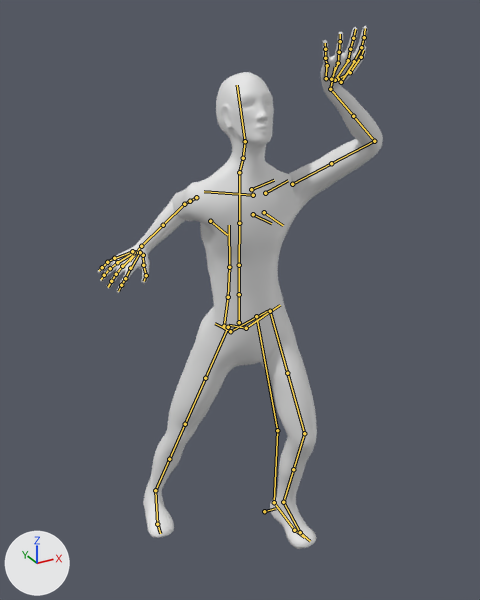
An edit to the Blender file Resources/ArtSharing/MiloArt/3D_Assests/summon.blend, drawn before and after from the same camera.
Both versions are drawn from a 50 mm lens placed at (-2.59, -4.76, 2.73), pointed at (0.01, -0.03, 0.37). Every picture has the same lights, and +X, +Y and +Z are marked at lower left. The first picture is the older version. Both versions are drawn at frame 39 of the action 'rigAction'; the numbers are the values there. The bones that change, and the others that lie on the model, are drawn over the model as lines.

In view in the first picture: 'Model'.
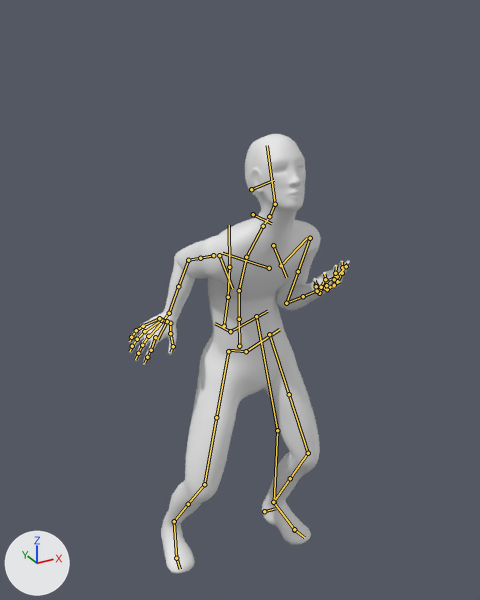
What the commit changed:
Bone 'torso' (bone_torso) moves from (0.054, -0.072, 0.033) to (0.05, -0.082, -0.206).
Bone 'chest' (bone_chest) turns from (7, 0, 0) to (44, 0, 0) degrees about its own x, y and z.
Bone 'forearm_tweak.L' (bone_forearm_tweak_l) moves from (0.3, 0.032, -0.131) to (0.325, 0.03, 0.008).
Bone 'f_index.01_master.L' (bone_f_index_01_master_l) moves from (0.002, -0.001, 0.003) to (0.011, -0.005, 0.021).
Bone 'f_index.01_master.L' (bone_f_index_01_master_l) turns from (2, 0, 2) to (12, 0, 12) degrees about its own x, y and z.
Bone 'f_middle.01_master.L' (bone_f_middle_01_master_l) moves from (0.002, 0.001, 0.001) to (0.011, 0.004, 0.004).
Bone 'f_middle.01_master.L' (bone_f_middle_01_master_l) turns from (2, 1, -2) to (11, 8, -10) degrees about its own x, y and z.
Bone 'f_middle.01_master.L' (bone_f_middle_01_master_l) is rescaled from (1.0, 1.0, 1.0) to (1.0, 0.97, 1.0).
Bone 'f_ring.01_master.L' (bone_f_ring_01_master_l) moves from (-0.001, 0.0, 0.0) to (-0.008, -0.001, 0.002).
Bone 'f_ring.01_master.L' (bone_f_ring_01_master_l) turns from (2, 1, -1) to (14, 9, -3) degrees about its own x, y and z.
Bone 'f_ring.01_master.L' (bone_f_ring_01_master_l) is rescaled from (1.0, 0.99, 1.0) to (1.0, 0.95, 1.0).
Bone 'f_pinky.01_master.L' (bone_f_pinky_01_master_l) moves from (-0.004, -0.002, -0.001) to (-0.024, -0.01, -0.005).
Bone 'f_pinky.01_master.L' (bone_f_pinky_01_master_l) turns from (2, 2, -1) to (11, 12, -5) degrees about its own x, y and z.
Bone 'f_pinky.01_master.L' (bone_f_pinky_01_master_l) is rescaled from (1.0, 0.98, 1.0) to (1.0, 0.9, 1.0).
Bone 'forearm_tweak.R' (bone_forearm_tweak_r) moves from (-0.045, -0.007, 0.009) to (-0.058, 0.056, 0.082).
Bone 'f_index.01_master.R' (bone_f_index_01_master_r) moves from (-0.003, -0.001, 0.001) to (-0.021, -0.009, 0.009).
Bone 'f_index.01_master.R' (bone_f_index_01_master_r) turns from (1, 0, 0) to (8, 2, -7) degrees about its own x, y and z.
Bone 'f_middle.01_master.R' (bone_f_middle_01_master_r) moves from (0.0, 0.0, -0.001) to (-0.003, -0.002, -0.008).
Bone 'f_middle.01_master.R' (bone_f_middle_01_master_r) turns from (0, 0, 1) to (7, -3, 8) degrees about its own x, y and z.
Bone 'f_middle.01_master.R' (bone_f_middle_01_master_r) is rescaled from (1.0, 1.0, 1.0) to (1.0, 0.99, 1.0).
Bone 'f_ring.01_master.R' (bone_f_ring_01_master_r) moves from (0.001, -0.001, -0.001) to (0.009, -0.006, -0.005).
Bone 'f_ring.01_master.R' (bone_f_ring_01_master_r) turns from (1, -1, 1) to (9, -4, 3) degrees about its own x, y and z.
Bone 'f_ring.01_master.R' (bone_f_ring_01_master_r) is rescaled from (1.0, 1.0, 1.0) to (1.0, 0.98, 1.0).
Bone 'f_pinky.01_master.R' (bone_f_pinky_01_master_r) moves from (0.004, -0.003, -0.001) to (0.022, -0.016, -0.004).
Bone 'f_pinky.01_master.R' (bone_f_pinky_01_master_r) turns from (0, -1, 1) to (7, -6, 5) degrees about its own x, y and z.
Bone 'f_pinky.01_master.R' (bone_f_pinky_01_master_r) is rescaled from (1.0, 1.0, 1.0) to (1.0, 0.94, 1.0).
Bone 'hand_ik.L' (bone_hand_ik_l) moves from (-1.018, -0.561, 1.458) to (-1.039, -0.597, -0.098).
Bone 'hand_ik.L' (bone_hand_ik_l) turns from (40, 11, 160) to (48, 1, -179) degrees about its own x, y and z.
Bone 'hand_ik.R' (bone_hand_ik_r) moves from (0.819, 0.73, 0.041) to (0.84, 0.203, -0.414).
Bone 'hand_ik.R' (bone_hand_ik_r) turns from (10, -3, 2) to (5, -5, 2) degrees about its own x, y and z.
Bone 'foot_ik.L' (bone_foot_ik_l) moves from (-0.021, -0.215, 0.175) to (-0.021, -0.024, 0.035).
Bone 'foot_ik.L' (bone_foot_ik_l) turns from (20, 0, 0) to (0, 0, 0) degrees about its own x, y and z.
Bone 'toe_ik.L' (bone_toe_ik_l) moves from (0.001, 0.0, -0.027) to (0.0, 0.0, 0.0).
Bone 'toe_ik.L' (bone_toe_ik_l) turns from (17, -3, 0) to (0, 0, 0) degrees about its own x, y and z.
Bone 'foot_ik.R' (bone_foot_ik_r) moves from (-0.179, 0.719, 0.053) to (-0.203, 0.172, 0.071).

What differs and where, as boxes [x1, y1, x2, y2] in the pictures (480 x 600 px):
'Model', posed (22% narrower, 16% shorter)
    before: [98, 26, 383, 549]
    after: [129, 134, 350, 573]
